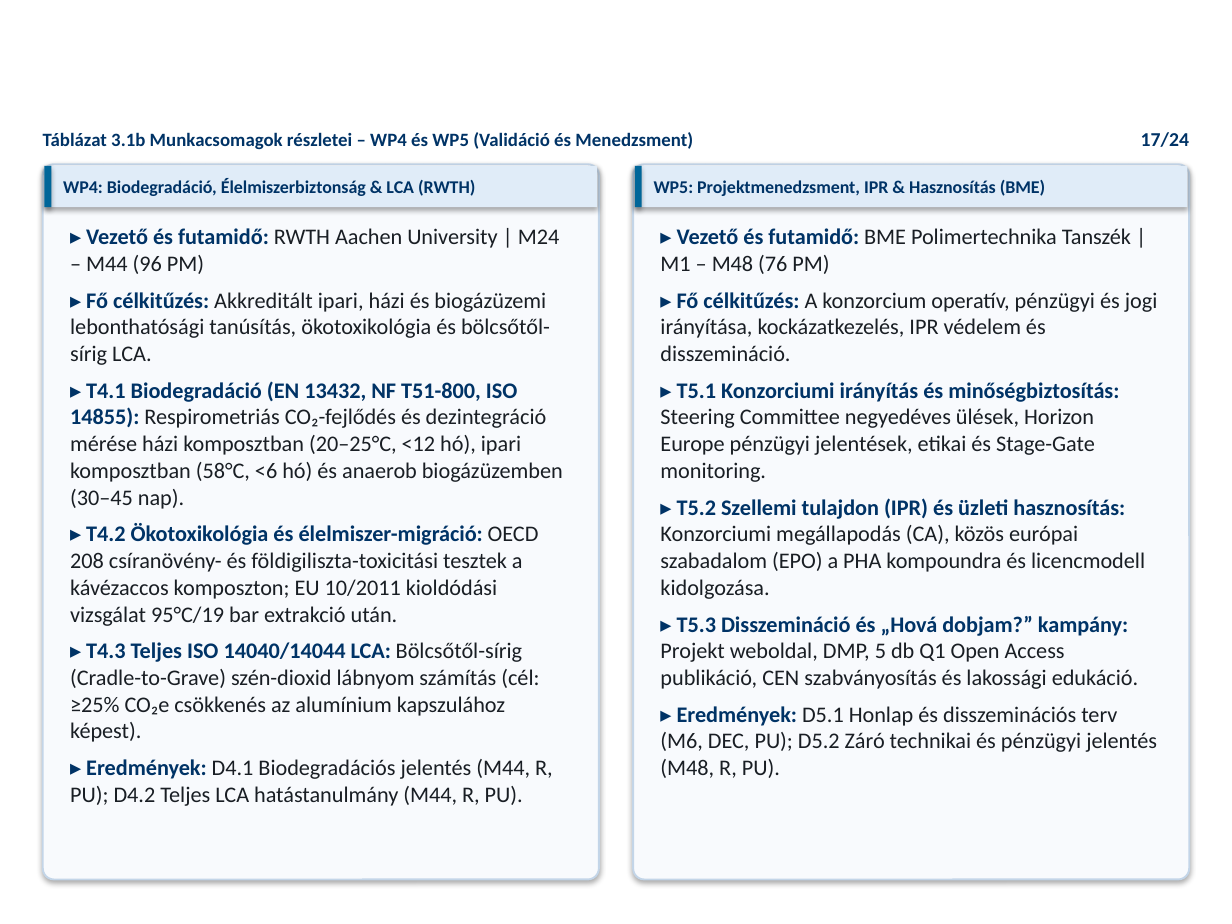
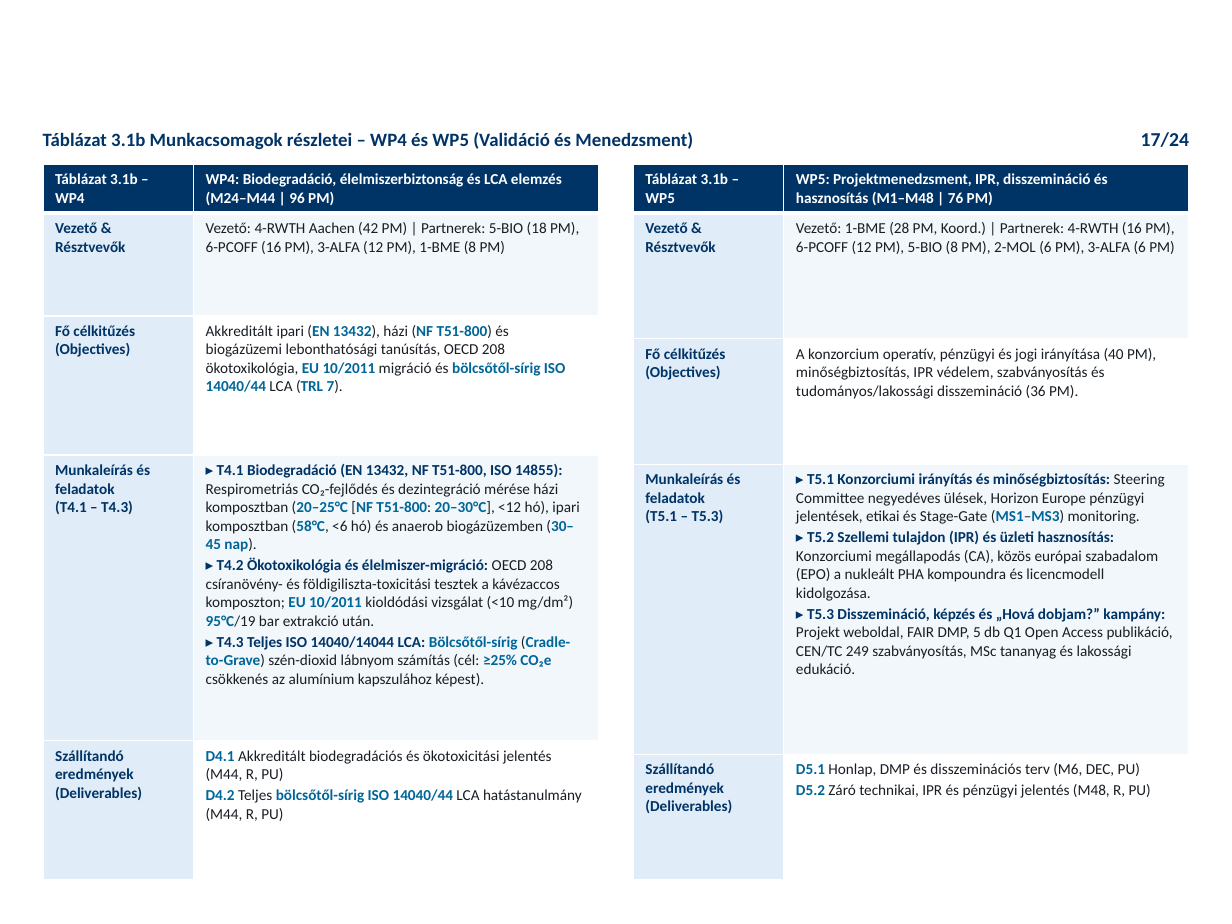
Before and after one commit to RMarci44/Fenntarthato-hulladek-projekt, a slide deck: slide 17 of PHACK_Prezentacio_Vegleges.pptx. Drawn at 1232x924 pixels with LibreOffice and Linux fonts; fonts in the diff are those of the drawing; background and template pictures are left out. Boxes give left, top, right and bottom in pixels: in the first picture for what was removed or moved away, otherwise in the second. Text is boxed around its words. In the diff, an @@ line names an element or a change of style, - is before the commit and + after.

```diff
--- a/PHACK_Prezentacio_Vegleges.pptx
+++ b/PHACK_Prezentacio_Vegleges.pptx
@@ rounded rectangle removed at [43,164,599,880] @@
@@ table added at [43,164,599,880], 5 rows, 2 columns @@
+Táblázat 3.1b – WP4 | WP4: Biodegradáció, élelmiszerbiztonság és LCA elemzés (M24–M44 | 96 PM)
+Vezető & Résztvevők | Vezető: 4-RWTH Aachen (42 PM) | Partnerek: 5-BIO (18 PM), 6-PCOFF (16 PM), 3-ALFA (12 PM), 1-BME (8 PM)
+Fő célkitűzés / (Objectives) | Akkreditált ipari (EN 13432), házi (NF T51-800) és biogázüzemi lebonthatósági tanúsítás, OECD 208 ökotoxikológia, EU 10/2011 migráció és bölcsőtől-sírig ISO 14040/44 LCA (TRL 7).
+Munkaleírás és feladatok / (T4.1 – T4.3) | ▸ T4.1 Biodegradáció (EN 13432, NF T51-800, ISO 14855): Respirometriás CO₂-fejlődés és dezintegráció mérése házi komposztban (20–25°C [NF T51-800: 20–30°C], <12 hó), ipari komposztban (58°C, <6 hó) és anaerob biogázüzemben (30–45 nap). / ▸ T4.2 Ökotoxikológia és élelmiszer-migráció: OECD 208 csíranövény- és földigiliszta-toxicitási tesztek a kávézaccos komposzton; EU 10/2011 kioldódási vizsgálat (<10 mg/dm²) 95°C/19 bar extrakció után. / ▸ T4.3 Teljes ISO 14040/14044 LCA: Bölcsőtől-sírig (Cradle-to-Grave) szén-dioxid lábnyom számítás (cél: ≥25% CO₂e csökkenés az alumínium kapszulához képest).
+Szállítandó eredmények / (Deliverables) | D4.1 Akkreditált biodegradációs és ökotoxicitási jelentés (M44, R, PU) / D4.2 Teljes bölcsőtől-sírig ISO 14040/44 LCA hatástanulmány (M44, R, PU)
@@ rectangle removed at [44,166,598,207] @@
@@ rectangle removed at [44,166,52,207] @@
@@ text removed at [63,179,475,196] @@
-WP4: Biodegradáció, Élelmiszerbiztonság & LCA (RWTH)
@@ rounded rectangle removed at [633,164,1189,880] @@
@@ table added at [633,164,1189,880], 5 rows, 2 columns @@
+Táblázat 3.1b – WP5 | WP5: Projektmenedzsment, IPR, disszemináció és hasznosítás (M1–M48 | 76 PM)
+Vezető & Résztvevők | Vezető: 1-BME (28 PM, Koord.) | Partnerek: 4-RWTH (16 PM), 6-PCOFF (12 PM), 5-BIO (8 PM), 2-MOL (6 PM), 3-ALFA (6 PM)
+Fő célkitűzés / (Objectives) | A konzorcium operatív, pénzügyi és jogi irányítása (40 PM), minőségbiztosítás, IPR védelem, szabványosítás és tudományos/lakossági disszemináció (36 PM).
+Munkaleírás és feladatok / (T5.1 – T5.3) | ▸ T5.1 Konzorciumi irányítás és minőségbiztosítás: Steering Committee negyedéves ülések, Horizon Europe pénzügyi jelentések, etikai és Stage-Gate (MS1–MS3) monitoring. / ▸ T5.2 Szellemi tulajdon (IPR) és üzleti hasznosítás: Konzorciumi megállapodás (CA), közös európai szabadalom (EPO) a nukleált PHA kompoundra és licencmodell kidolgozása. / ▸ T5.3 Disszemináció, képzés és „Hová dobjam?” kampány: Projekt weboldal, FAIR DMP, 5 db Q1 Open Access publikáció, CEN/TC 249 szabványosítás, MSc tananyag és lakossági edukáció.
+Szállítandó eredmények / (Deliverables) | D5.1 Honlap, DMP és disszeminációs terv (M6, DEC, PU) / D5.2 Záró technikai, IPR és pénzügyi jelentés (M48, R, PU)
@@ rectangle removed at [634,166,1188,207] @@
@@ rectangle removed at [634,166,642,207] @@
@@ text removed at [654,180,1045,196] @@
-WP5: Projektmenedzsment, IPR & Hasznosítás (BME)
@@ text removed at [70,228,563,806] @@
-▸ Vezető és futamidő: RWTH Aachen University | M24 – M44 (96 PM)
-▸ Fő célkitűzés: Akkreditált ipari, házi és biogázüzemi lebonthatósági tanúsítás, ökotoxikológia és bölcsőtől-sírig LCA.
-▸ T4.1 Biodegradáció (EN 13432, NF T51-800, ISO 14855): Respirometriás CO₂-fejlődés és dezintegráció mérése házi komposztban (20–25°C, <12 hó), ipari komposztban (58°C, <6 hó) és anaerob biogázüzemben (30–45 nap).
-▸ T4.2 Ökotoxikológia és élelmiszer-migráció: OECD 208 csíranövény- és földigiliszta-toxicitási tesztek a kávézaccos komposzton; EU 10/2011 kioldódási vizsgálat 95°C/19 bar extrakció után.
-▸ T4.3 Teljes ISO 14040/14044 LCA: Bölcsőtől-sírig (Cradle-to-Grave) szén-dioxid lábnyom számítás (cél: ≥25% CO₂e csökkenés az alumínium kapszulához képest).
-▸ Eredmények: D4.1 Biodegradációs jelentés (M44, R, PU); D4.2 Teljes LCA hatástanulmány (M44, R, PU).
@@ text removed at [660,228,1158,778] @@
-▸ Vezető és futamidő: BME Polimertechnika Tanszék | M1 – M48 (76 PM)
-▸ Fő célkitűzés: A konzorcium operatív, pénzügyi és jogi irányítása, kockázatkezelés, IPR védelem és disszemináció.
-▸ T5.1 Konzorciumi irányítás és minőségbiztosítás: Steering Committee negyedéves ülések, Horizon Europe pénzügyi jelentések, etikai és Stage-Gate monitoring.
-▸ T5.2 Szellemi tulajdon (IPR) és üzleti hasznosítás: Konzorciumi megállapodás (CA), közös európai szabadalom (EPO) a PHA kompoundra és licencmodell kidolgozása.
-▸ T5.3 Disszemináció és „Hová dobjam?” kampány: Projekt weboldal, DMP, 5 db Q1 Open Access publikáció, CEN szabványosítás és lakossági edukáció.
-▸ Eredmények: D5.1 Honlap és disszeminációs terv (M6, DEC, PU); D5.2 Záró technikai és pénzügyi jelentés (M48, R, PU).
```
Also in this commit, not shown: 18 other slides changed, 27 other files.
